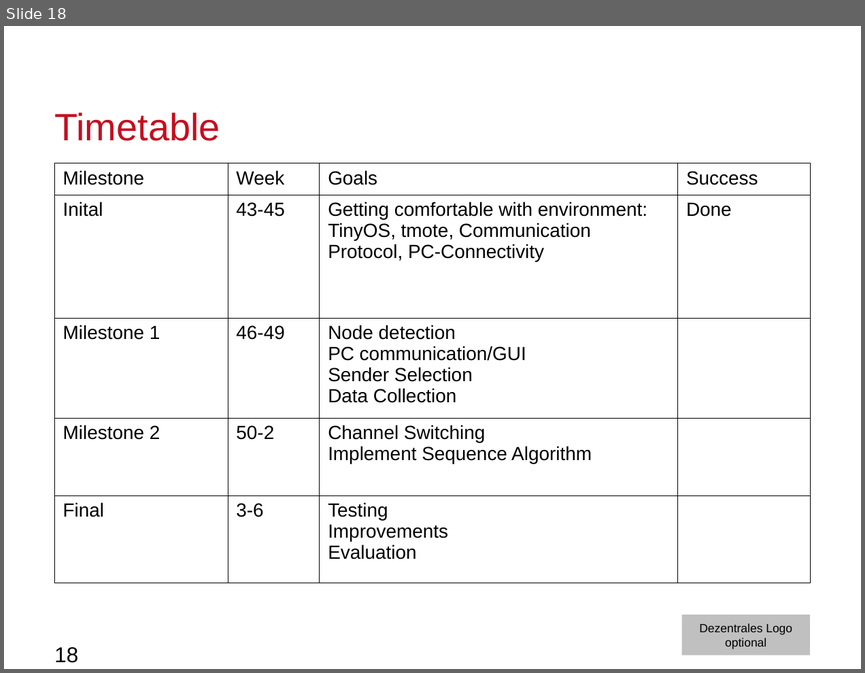
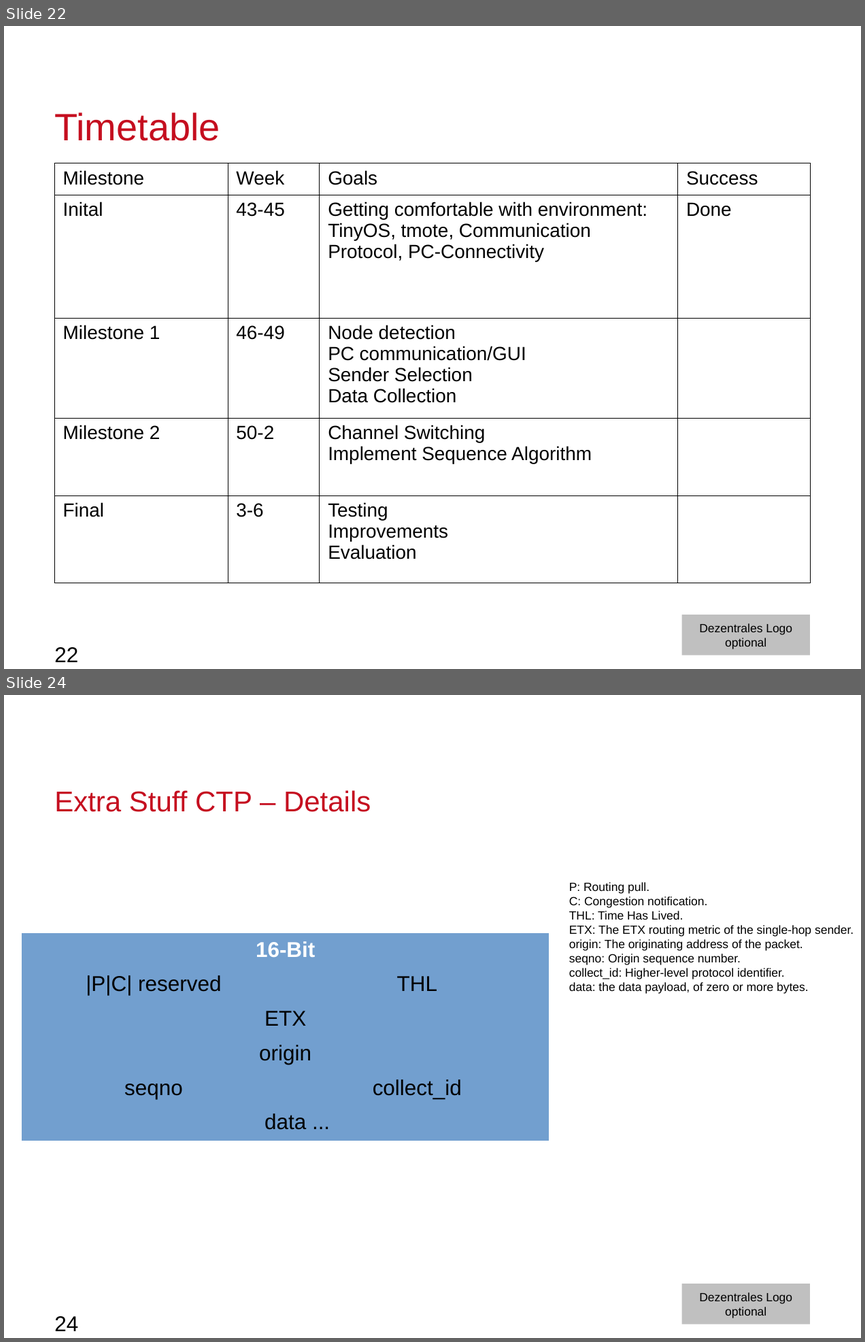
Before and after one commit to moritzschaefer/SensorSequence, a slide deck: docs/MeilensteinNrOne.odp. Shown one above the other, each under a label of ours: slide 18 before the commit, slides 22 and 24 after it; the slides between them are not shown. The pictures are 865x673 and 865x1342 pixels, drawn with LibreOffice and Linux fonts; fonts in the diff are those of the drawing; background and template pictures are left out. Boxes give left, top, right and bottom in pixels: in the first picture for what was removed or moved away, otherwise in the second. Text is boxed around its words. In the diff, an @@ line names an element or a change of style, - is before the commit and + after.

```diff
--- a/docs/MeilensteinNrOne.odp
+++ b/docs/MeilensteinNrOne.odp
@@ slide 24 added at bbox=[4, 695, 861, 1338], background #FFFFFF; not listed: 1 template element that a slide beside it also shows @@
@@ title added at bbox=[54, 790, 371, 812], 24 pt, text #C50E1F @@
+Extra Stuff CTP – Details
@@ text added at bbox=[569, 882, 853, 994], 10 pt, text #000000 @@
+P: Routing pull.
+C: Congestion notification.
+THL: Time Has Lived.
+ETX: The ETX routing metric of the single-hop sender.
+origin: The originating address of the packet.
+seqno: Origin sequence number.
+collect_id: Higher-level protocol identifier.
+data: the data payload, of zero or more bytes.
@@ table added at bbox=[22, 933, 548, 1140], 6 rows, 2 columns @@
+16-Bit | 
+|P|C| reserved | THL
+ETX | 
+origin | 
+seqno | collect_id
+data ... | 
@@ page number added at bbox=[54, 1316, 78, 1331], 18 pt, text #000000 @@
+24
@@ what was slide 18 is now slide 22 @@
@@ page number at bbox=[54, 647, 78, 662]: text changed @@
-18
+22
```
Also in this commit, not shown: 11 slides changed, 11 other slides added, 6 slides removed, 1 other file.
